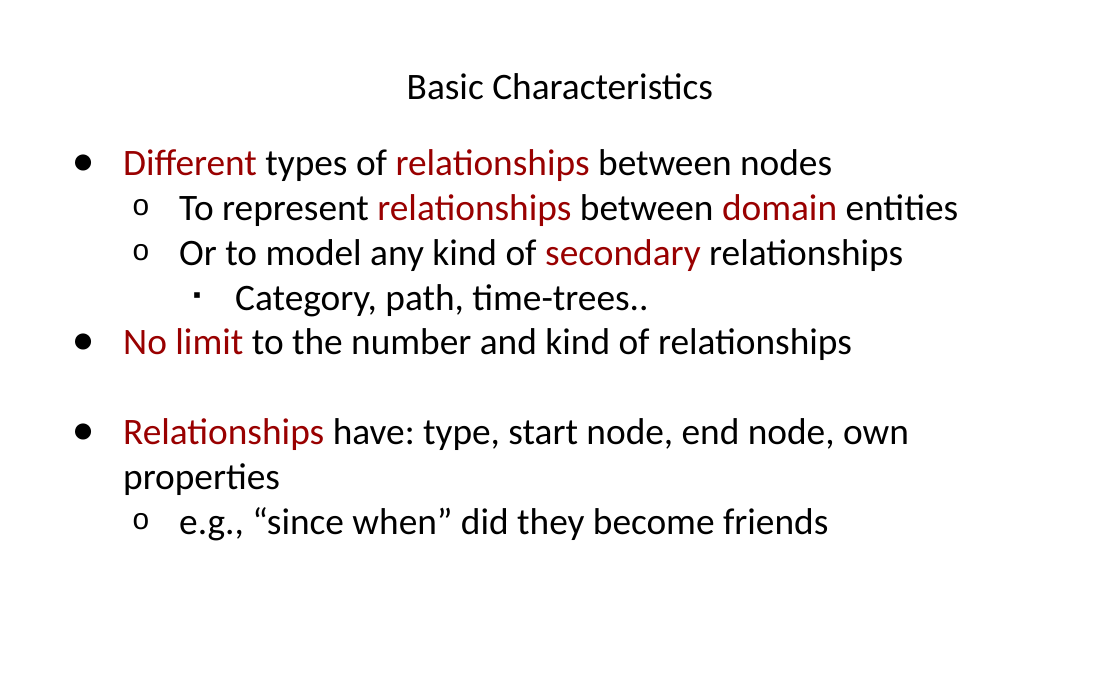
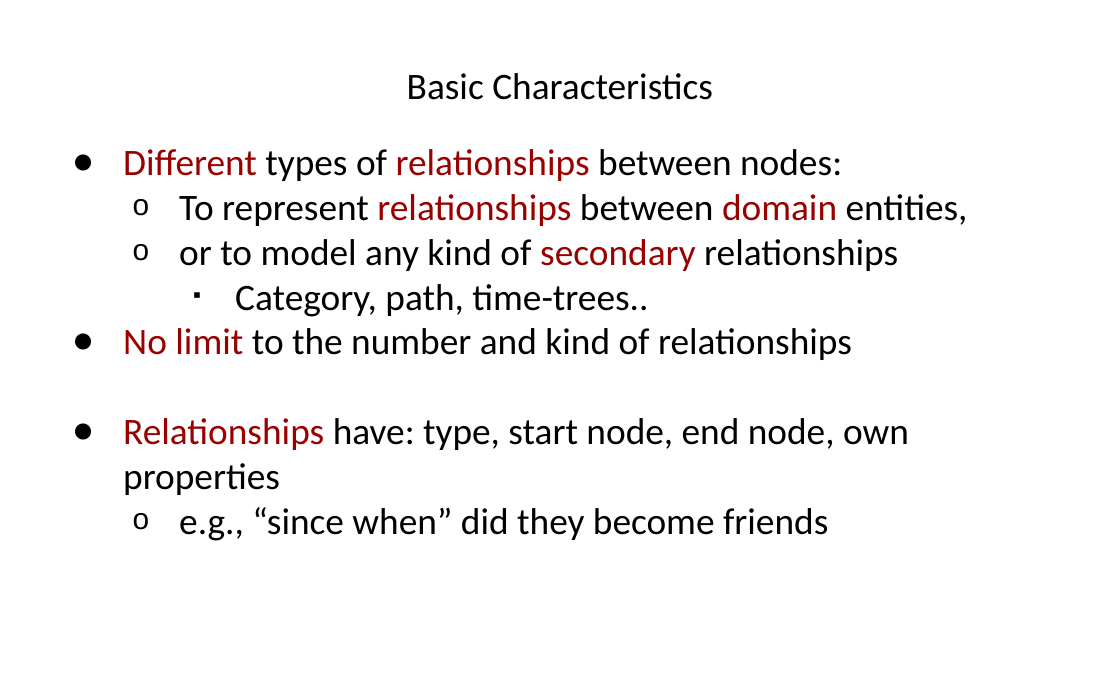
Before and after one commit to hogeschool/INFDEV026B, a slide deck: slide 10 of 2018-2019/build/Lecture 5.pptx. Drawn at 1120x700 pixels with LibreOffice and Linux fonts; fonts in the diff are those of the drawing. Boxes give left, top, right and bottom in pixels: in the first picture for what was removed or moved away, otherwise in the second. Text is boxed around its words. In the diff, an @@ line names an element or a change of style, - is before the commit and + after.

```diff
--- a/2018-2019/build/Lecture 5.pptx
+++ b/2018-2019/build/Lecture 5.pptx
@@ text at box(123, 149, 968, 271): text changed @@
-● Different types of relationships between nodes
-  o To represent relationships between domain entities
-  o Or to model any kind of secondary relationships
+● Different types of relationships between nodes:
+  o To represent relationships between domain entities,
+  o or to model any kind of secondary relationships
```
Also in this commit, not shown: 24 other slides changed, 3 slides added, 1 slide removed.
